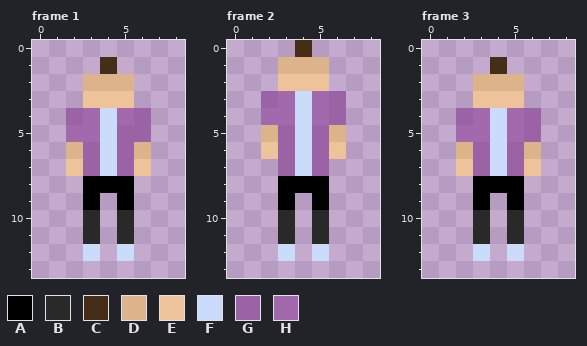
One commit to this pixel-art file: Assets/PersonalAssets/NPC/Day3/Man3DayThreeCorrectFrontIdle.aseprite. Above is the file before it was changed.
9x14 pixels, 3 frames. Shown: frame 1, frame 2, frame 3.
Palette (. is transparent): A #000000  B #292929  C #452d17  D #ddb38b  E #eec39a  F #cbdbfc  G #9b63a5  H #a26aac
The same view after the edit:
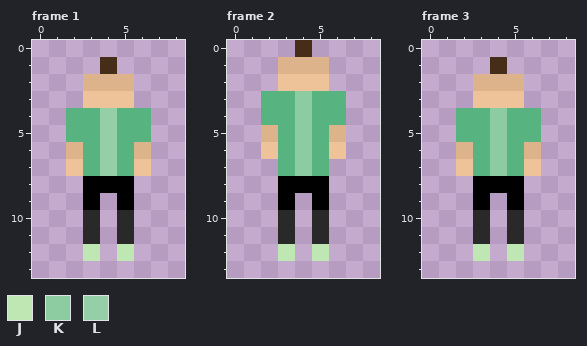
Colours new in this view: J #bfe7b3  K #8dcca0  L #95cfa7
The commit says: Asset update Added new skins for NPCs on day 3
What changed:
@@ palette @@
-G #9b63a5
+G #57b37f
--- frame 1
@@ x 0..8 @@
  3 ...EEE...
- 4 ..GHFHG..
- 5 ..HHFGG..
- 6 ..DGFGD..
- 7 ..EGFGE..
+ 4 ..GGLGG..
+ 5 ..GGLGG..
+ 6 ..DGLGD..
+ 7 ..EGLGE..
  8 ...AAA...
@@ x 0..8 @@
 11 ...B.B...
-12 ...F.F...
+12 ...J.J...
 13 .........
--- frame 2
@@ x 0..8 @@
  2 ...EEE...
- 3 ..GHFHG..
- 4 ..HHFHG..
- 5 ..DGFGD..
- 6 ..EGFGE..
- 7 ...GFG...
+ 3 ..GGKGG..
+ 4 ..GGKGG..
+ 5 ..DGKGD..
+ 6 ..EGKGE..
+ 7 ...GKG...
  8 ...AAA...
@@ x 0..8 @@
 11 ...B.B...
-12 ...F.F...
+12 ...J.J...
 13 .........
--- frame 3
@@ x 0..8 @@
  3 ...EEE...
- 4 ..GHFHG..
- 5 ..HHFHG..
- 6 ..DGFGD..
- 7 ..EGFGE..
+ 4 ..GGKGG..
+ 5 ..GGKGG..
+ 6 ..DGKGD..
+ 7 ..EGKGE..
  8 ...AAA...
@@ x 0..8 @@
 11 ...B.B...
-12 ...F.F...
+12 ...J.J...
 13 .........
